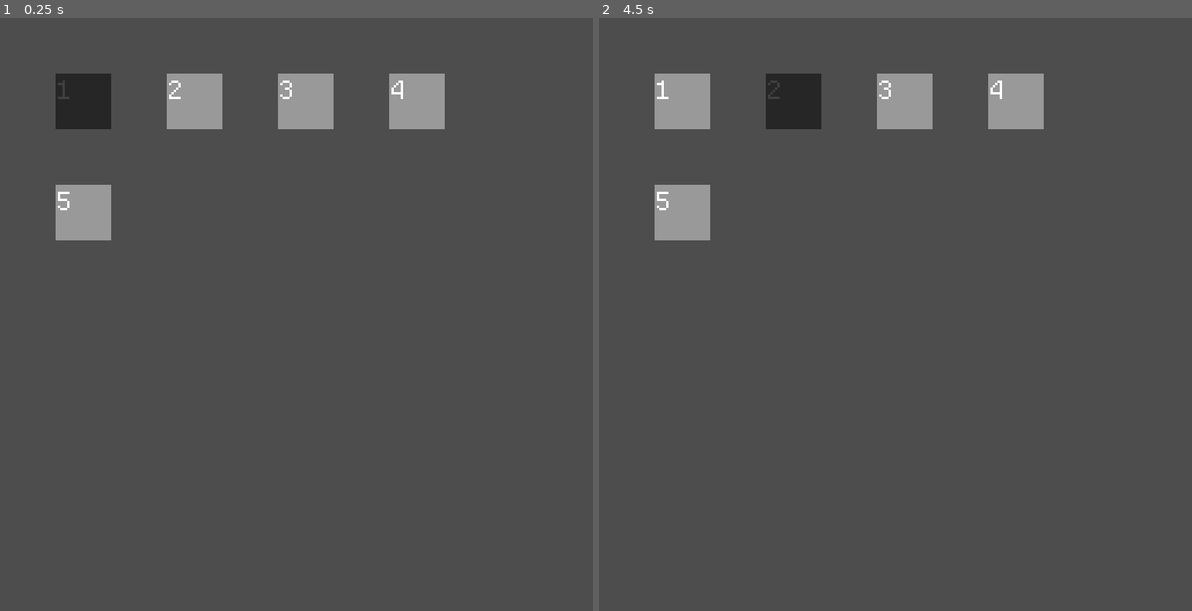
Above: before the commit, frames 1-2 (left to right).
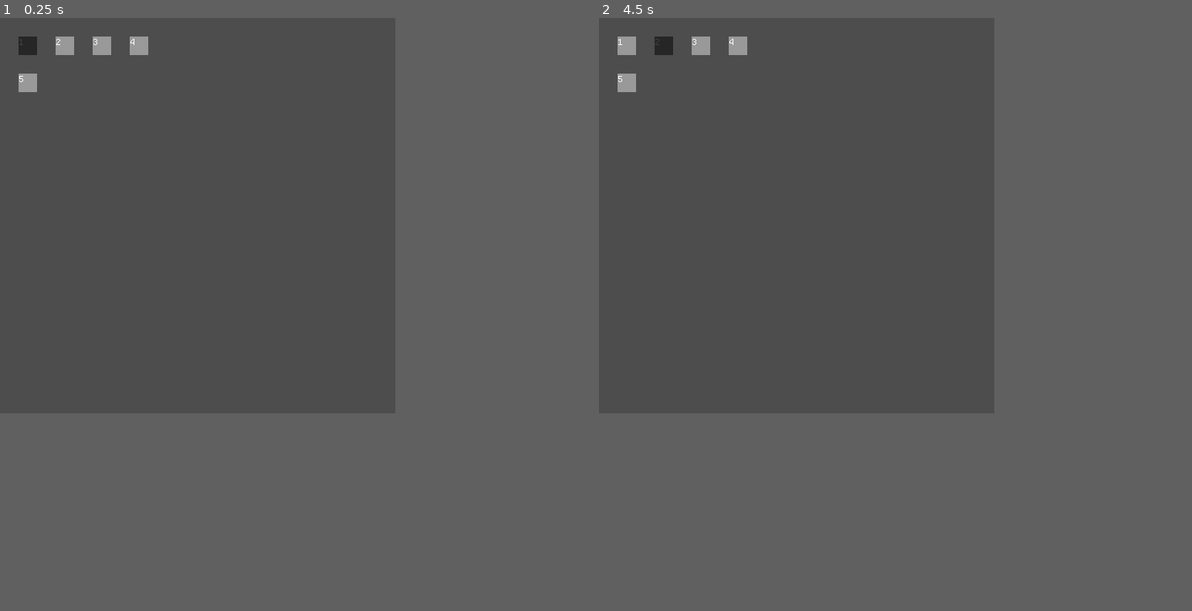
Above: after the commit, the same moments.

Repository: OSGH-web/balloon-movement-demo
Game: Godot game, scene res://scenes/level_select/level_select.tscn
Same seed, same stepped clock (60 frames per second), same inputs: the game is played once before the commit and once after it.
Inputs:
- Up to frame 1 (0.25 s): no input
- Up to frame 2 (4.5 s): click "1" at 0.5 s; click "2" at 1.25 s; click "3" at 2 s; click "4" at 2.75 s; click "5" at 3.5 s; tap Enter at 4.25 s; hold Right (ui_right) from 4.28 s (still down)
In our replay, the window is 768x768 before the commit and 512x512 after it. These sizes can differ from the game's own. Grey fills any space a smaller window leaves; there, only what the larger window draws over its background counts as a difference.

The runs differ from the first frame. In frame 1, 4.9% of the frame differs, in the area x 3-75%, y 3-38%; in frame 2, 4.9%.

Commit message:
double viewport resolution. zoom levels to fill if <= 256x256

Diff:
--- a/project.godot
+++ b/project.godot
@@ -17,8 +17,8 @@
 
 [display]
 
-window/size/viewport_width=256
-window/size/viewport_height=256
+window/size/viewport_width=512
+window/size/viewport_height=512
 window/size/mode=2
 window/stretch/mode="viewport"
 window/stretch/scale_mode="integer"
--- a/scenes/terrain/terrain.gd
+++ b/scenes/terrain/terrain.gd
@@ -1,15 +1,20 @@
 extends TileMapLayer
 
 var tile_size = tile_set.tile_size
-var window_width = ProjectSettings.get_setting("display/window/size/viewport_width")
-var window_height = ProjectSettings.get_setting("display/window/size/viewport_height")
-var configured_size = Vector2(window_width, window_height)
-
 var grid_dimensions;
 
 func _ready():
 	var level = get_parent() as Node2D
 	grid_dimensions = Vector2i(level.width_in_tiles, level.height_in_tiles)
+
+  var level_size = grid_dimensions * tile_size
+  var camera = get_viewport().get_camera_2d()
+
+  if camera:
+	  if level_size == Vector2(256, 256):
+		  camera.zoom = Vector2(2.0, 2.0)
+	  else:
+		  camera.offset.x = 128
 
 	generate_border()
 
